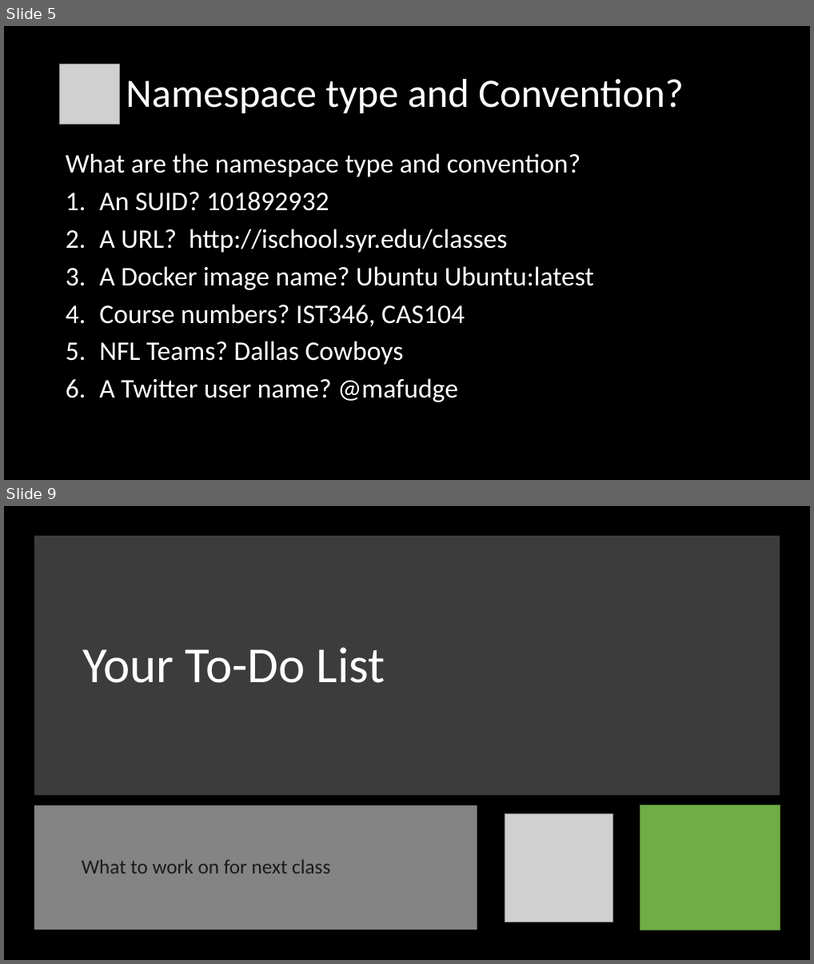
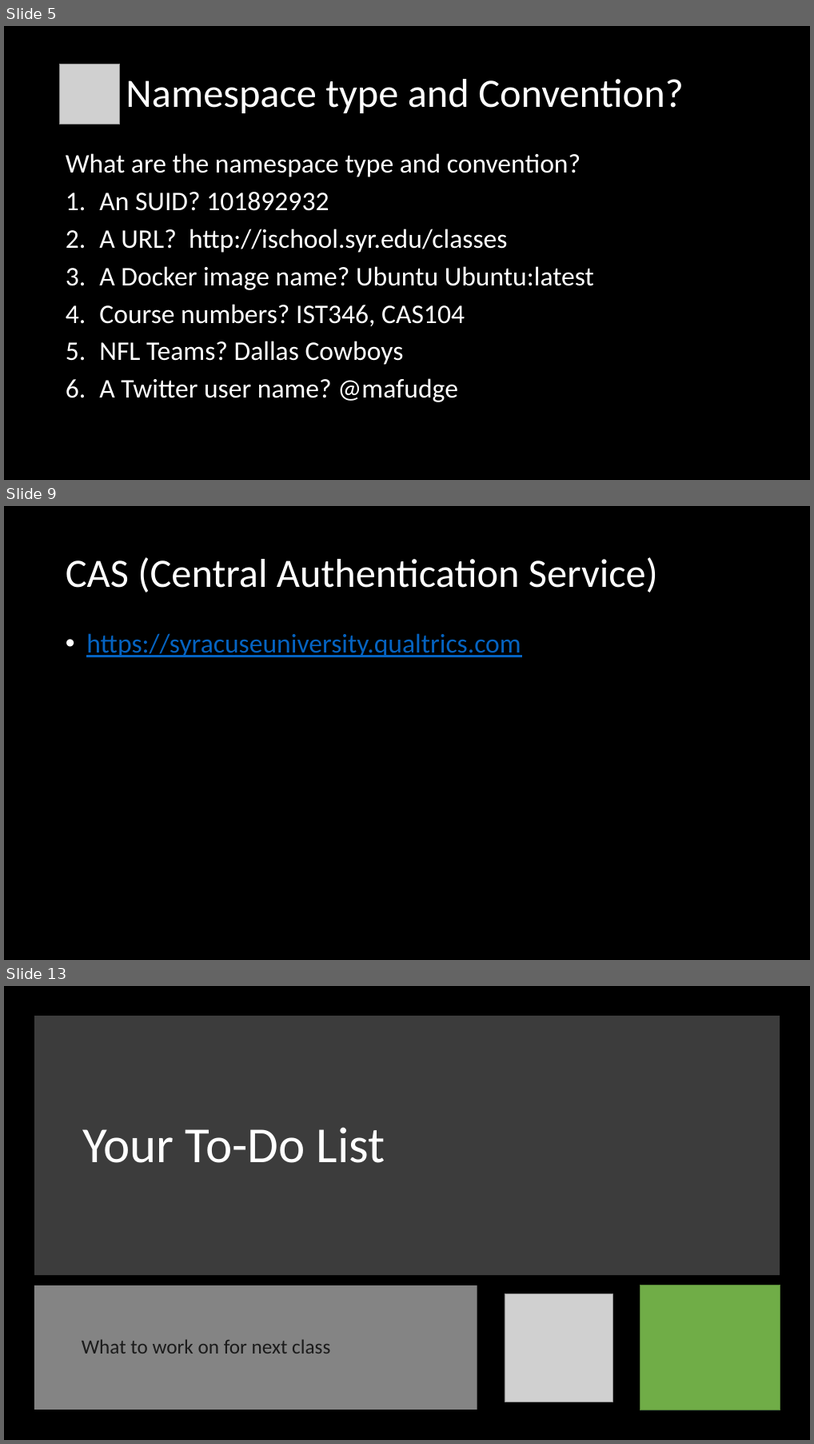
Before and after one commit to orstewar/ist346-content, a slide deck: content/12-namspaces-identity-management.pptx. Shown one above the other, each under a label of ours: slides 5 and 9 before the commit, slides 5, 9 and 13 after it; the slides between them are not shown. The pictures are 814x964 and 814x1444 pixels, drawn with LibreOffice and Linux fonts; fonts in the diff are those of the drawing; grey boxes stand for pictures. Boxes give left, top, right and bottom in pixels: in the first picture for what was removed or moved away, otherwise in the second. Text is boxed around its words. In the diff, an @@ line names an element or a change of style, - is before the commit and + after.

```diff
--- a/content/12-namspaces-identity-management.pptx
+++ b/content/12-namspaces-identity-management.pptx
@@ slide 9 added at box(4, 506, 810, 960), background #000000 @@
@@ title added at box(66, 557, 658, 592), 48 pt, text #FFFFFF @@
+CAS (Central Authentication Service)
@@ text added at box(86, 633, 521, 657), 32 pt, text #0563C1, underline @@
+• https://syracuseuniversity.qualtrics.com
@@ what was slide 9 is now slide 13 @@
```
Also in this commit, not shown: 3 slides changed, 3 other slides added, 2 other files.
